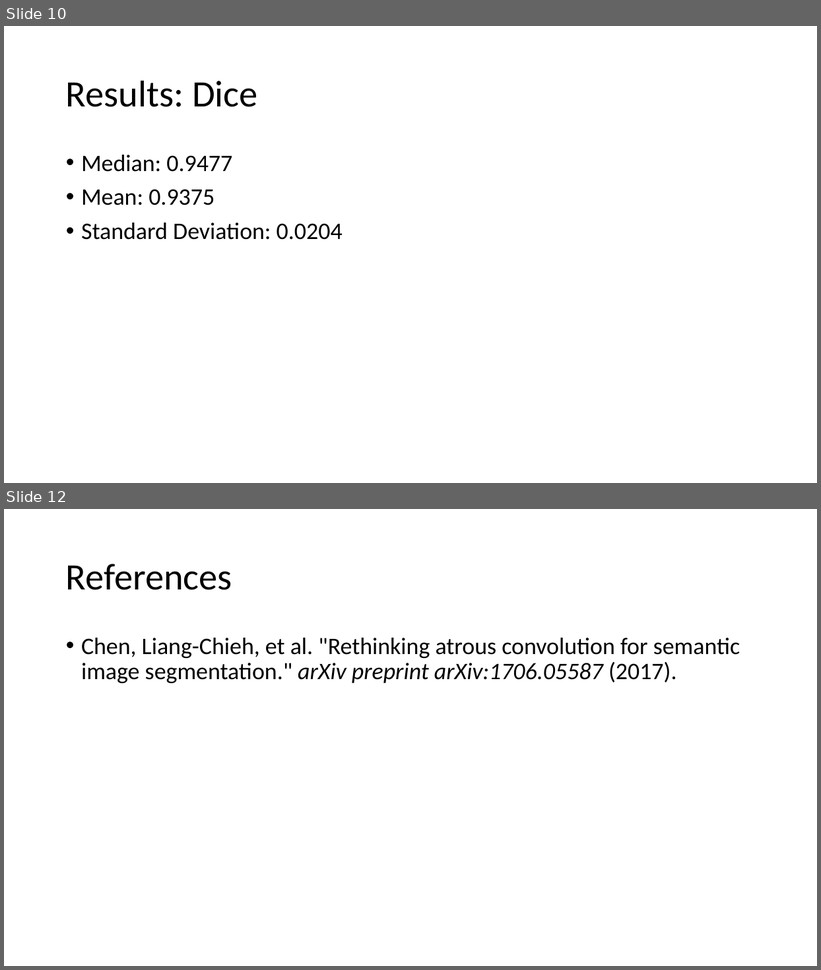
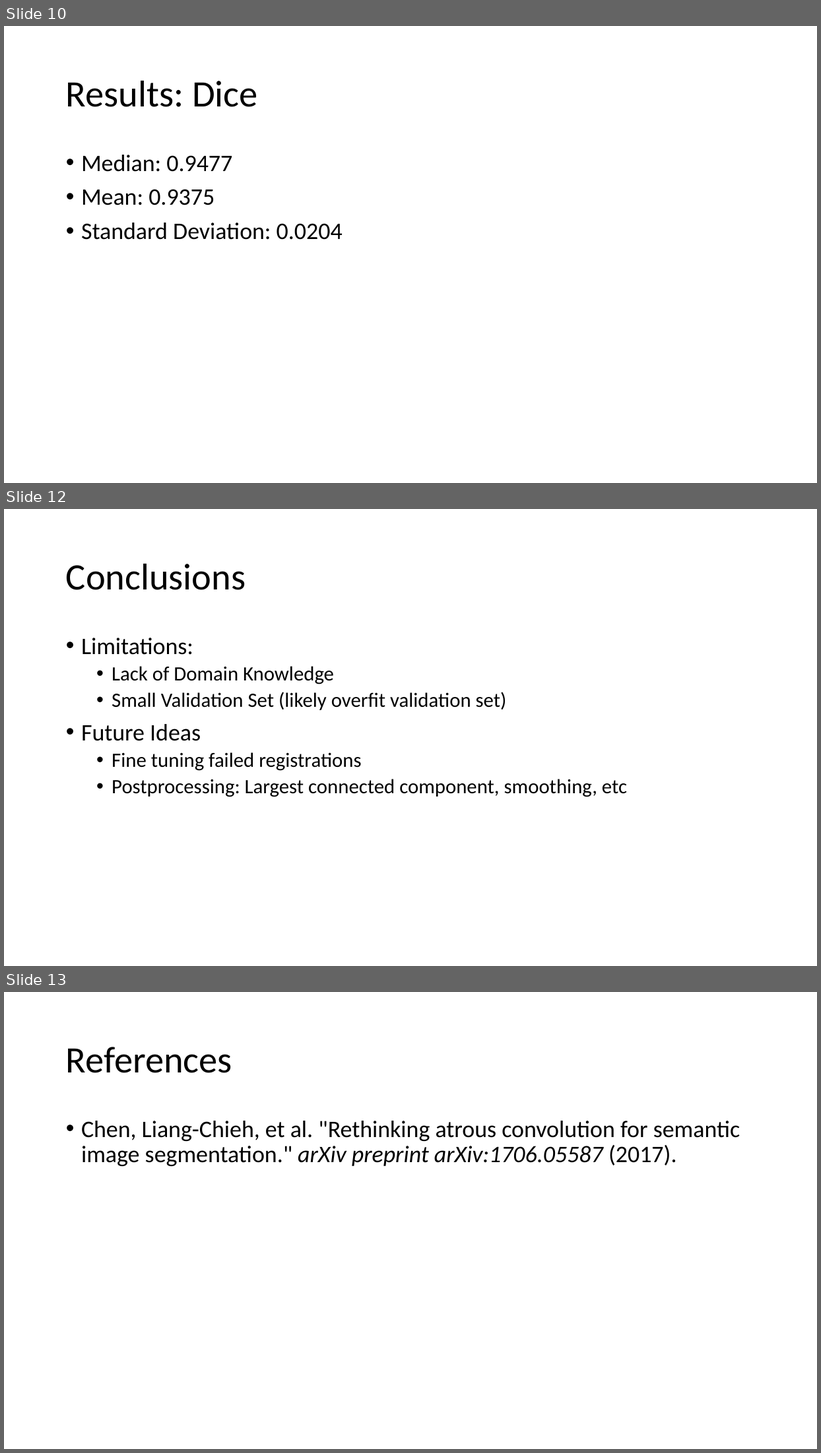
Before and after one commit to DanielY1783/deep_learning_medical_imaging, a slide deck: homework/assignment3/presentation/Yan_yand1.pptx. Shown one above the other, each under a label of ours: slides 10 and 12 before the commit, slides 10, 12 and 13 after it; the slides between them are not shown. The pictures are 821x970 and 821x1453 pixels, drawn with LibreOffice and Linux fonts; fonts in the diff are those of the drawing. Boxes give left, top, right and bottom in pixels: in the first picture for what was removed or moved away, otherwise in the second. Text is boxed around its words. In the diff, an @@ line names an element or a change of style, - is before the commit and + after.

```diff
--- a/homework/assignment3/presentation/Yan_yand1.pptx
+++ b/homework/assignment3/presentation/Yan_yand1.pptx
@@ slide 12 added at (4, 509, 817, 966), background #FFFFFF @@
@@ title added at (66, 563, 246, 590), 44 pt, text #000000 @@
+Conclusions
@@ text added at (81, 638, 627, 797), 24 pt, text #000000 @@
+• Limitations:
+  • Lack of Domain Knowledge
+  • Small Validation Set (likely overfit validation set)
+• Future Ideas
+  • Fine tuning failed registrations
+  • Postprocessing: Largest connected component, smoothing, etc
@@ what was slide 12 is now slide 13 @@
```
Also in this commit, not shown: 2 slides changed, 1 other slide added, 1 slide removed, 2 other files.
